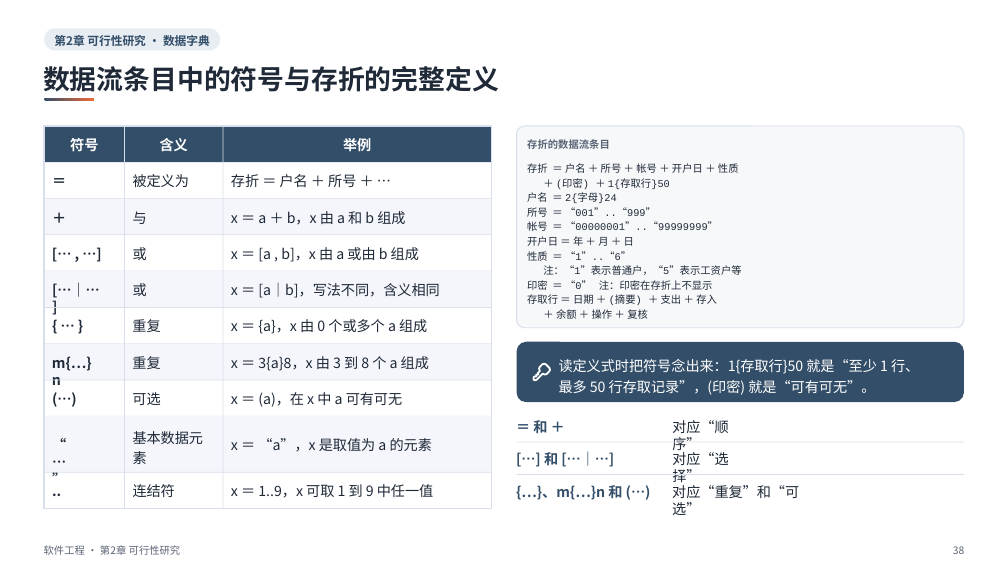
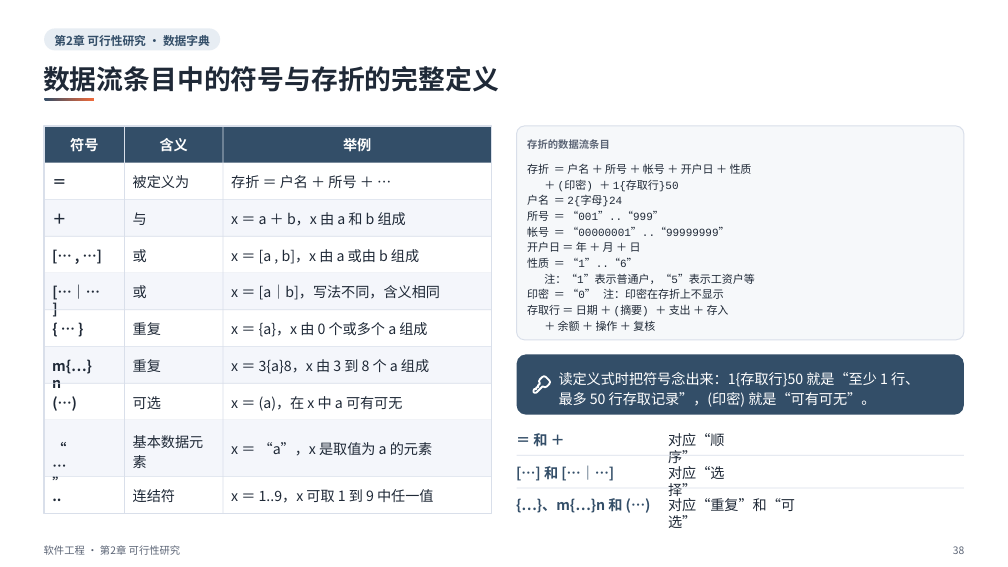
Before and after one commit to sweetcornna/JLU-remake, a slide deck: slide 38 of 大三上/软件工程/重制版PPT/第2章 可行性研究（重制版）.pptx. Drawn at 1008x567 pixels with LibreOffice and Linux fonts; fonts in the diff are those of the drawing. Boxes give left, top, right and bottom in pixels: in the first picture for what was removed or moved away, otherwise in the second. Text is boxed around its words. In the diff, an @@ line names an element or a change of style, - is before the commit and + after.

Commit message:
五份讲义版面收尾，微积分 AⅡ 笔记配上原资料里仅有的 3 张图
讲义：操作系统第 2、5 章，软件设计模式 13 建造者、26 代理，软件工程第 2 章。代理模式论坛权限的类图按源课件改正，Client 的关联线应指向 PermissionProxy。死锁一章补了三个进程「先于」关系成环的图。

微积分 AⅡ 的作业和历年题答案几乎全是文字和公式，只找到 3 张图，用在 3 篇笔记里。其余积分区域和立体图原资料里都没有，没有补画。

```diff
--- a/大三上/软件工程/重制版PPT/第2章 可行性研究（重制版）.pptx
+++ b/大三上/软件工程/重制版PPT/第2章 可行性研究（重制版）.pptx
@@ rectangle: place and size @@
-rectangle at <box>44,126,492,509</box>
+rectangle at <box>44,126,492,513</box>
@@ rectangle: place and size @@
-rectangle at <box>124,126,125,509</box>
+rectangle at <box>124,126,125,513</box>
@@ rectangle: place and size @@
-rectangle at <box>222,126,223,509</box>
+rectangle at <box>222,126,223,513</box>
@@ rounded rectangle: place and size @@
-rounded rectangle at <box>516,126,964,328</box>
+rounded rectangle at <box>516,126,964,340</box>
@@ rounded rectangle at <box>516,126,964,340</box>: proportions changed @@
@@ text "存折 ＝ 户名 ＋ 所号 ..." at <box>527,163,754,331</box>: size 9.8 to 10.5 pt; line spacing 13.9pt to 14.9pt @@
@@ 9 texts, 3 rectangles: place and size @@
-9 texts, 3 rectangles at <box>44,380,492,505</box>
+9 texts, 3 rectangles at <box>44,383,492,510</box>
@@ 4 texts, 2 freeform shapes, 2 rectangles, 1 rounded rectangle: place and size @@
-4 texts, 2 freeform shapes, 2 rectangles, 1 rounded rectangle at <box>516,342,964,500</box>
+4 texts, 2 freeform shapes, 2 rectangles, 1 rounded rectangle at <box>516,355,964,513</box>
@@ 3 texts: place and size @@
-3 texts at <box>672,420,799,515</box>
+3 texts at <box>668,433,795,528</box>
```
Also in this commit, not shown: 22 other slides changed, 11 other files.
